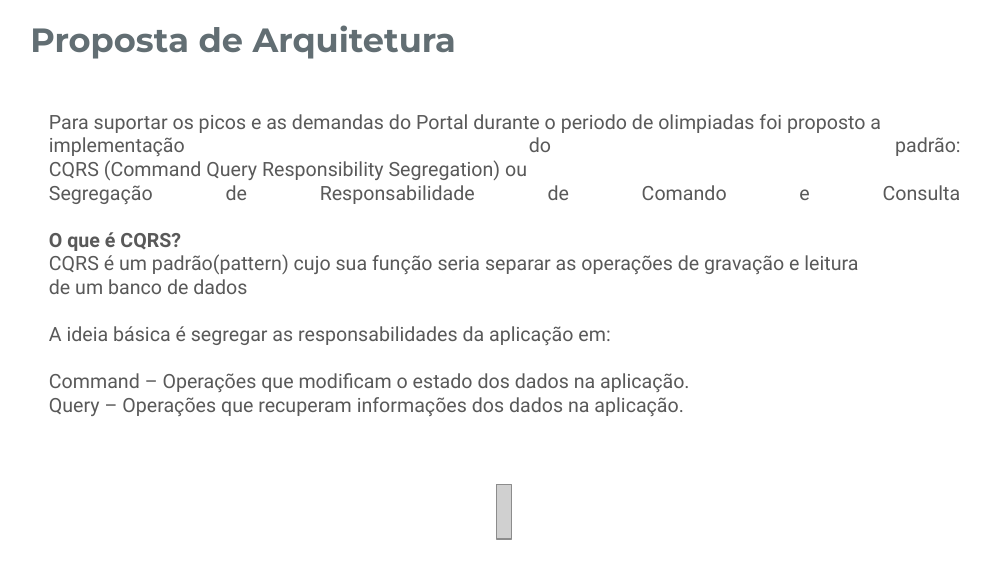
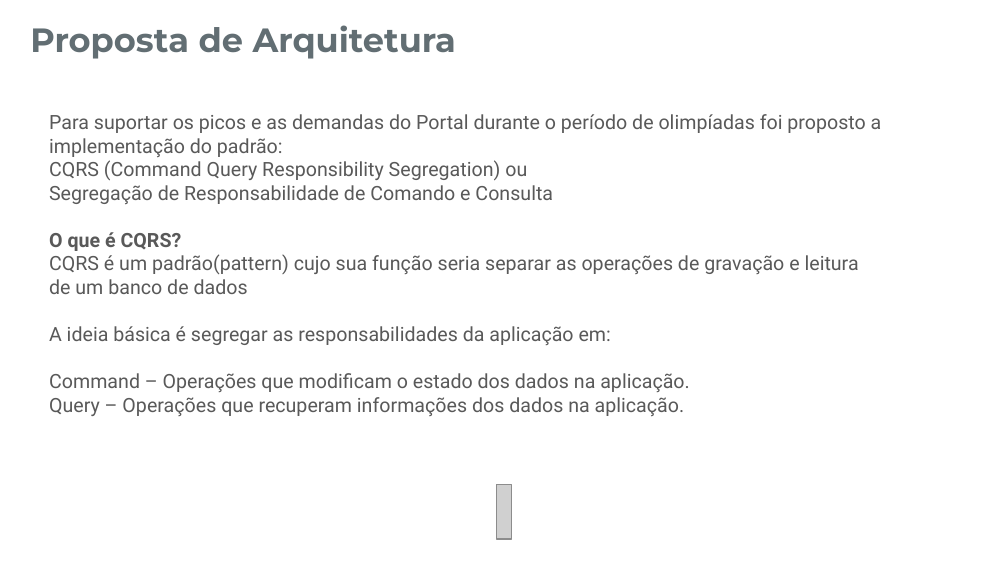
Before and after one commit to marciorela/fiap-trabalho-BancoDadosPeristencia-Concorrencia, a slide deck: slide 4 of 01.Documentos/Apresentação.pptx. Drawn at 1008x568 pixels with LibreOffice and Linux fonts; fonts in the diff are those of the drawing; grey boxes stand for pictures; background and template pictures are left out. Boxes give left, top, right and bottom in pixels: in the first picture for what was removed or moved away, otherwise in the second. Text is boxed around its words. In the diff, an @@ line names an element or a change of style, - is before the commit and + after.

```diff
--- a/01.Documentos/Apresentação.pptx
+++ b/01.Documentos/Apresentação.pptx
@@ text at bbox=[49, 114, 882, 133]: text changed @@
-Para suportar os picos e as demandas do Portal durante o periodo de olimpiadas foi proposto a
+Para suportar os picos e as demandas do Portal durante o período de olimpíadas foi proposto a
@@ text at bbox=[49, 138, 859, 416]: alignment justified to left @@
```
Also in this commit, not shown: 3 other slides changed, 4 slides added, 1 other file.
